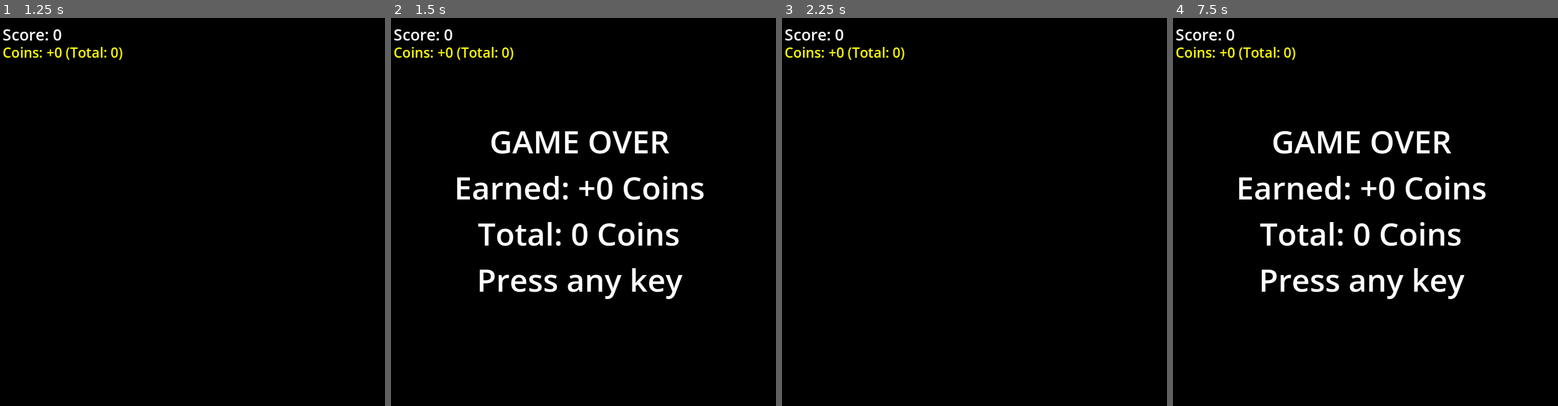
Above: before the commit, frames 1-4 (left to right).
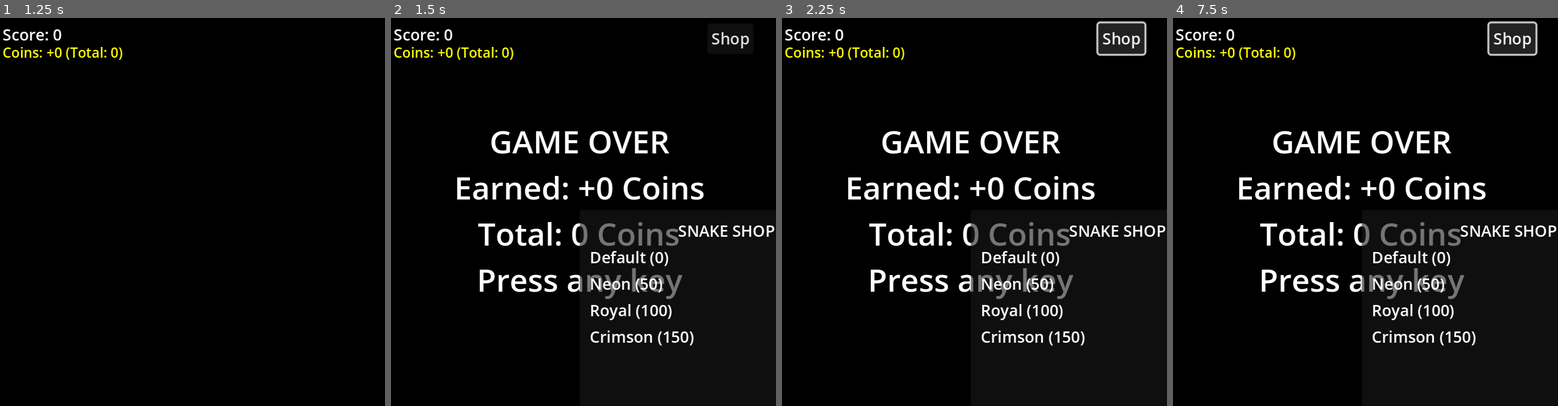
Above: after the commit, the same moments.

Repository: EiJackGH/snake-game
Game: Godot game, scene res://scenes/Main.tscn
The game is run twice, just before and just after one commit, with the same random seed, the same clock (stepped at 60 frames per second) and the same inputs.
Inputs (mouse positions are in pixels of both pictures, inside the frame that each line leads up to):
- Up to frame 1 (1.25 s): tap Enter at 0.5 s; hold Up (move_up) from 0.53 s (still down)
- Up to frame 2 (1.5 s): keep holding Up (move_up); tap Space at 1.25 s
- Up to frame 3 (2.25 s): release Up (move_up) at 2 s; click (1120, 37) at 2 s, where only the run after the commit has a clickable "Shop"
- Up to frame 4 (7.5 s): tap Enter every 0.75 s from 2.75 to 5 s; hold Left (move_left) 2.78-4.28 s; hold Down (move_down) 4.28-5.03 s; hold Right (move_right) 5.03-5.78 s; hold Up (move_up) 5.78-6.53 s; hold Right (move_right) from 6.53 s (still down)

Frame 1 is identical in both runs. In frame 2, 2.7% of the frame differs, in the area x 48-100%, y 3-85%; in frame 3, 7.6%, in the area x 17-100%, y 0-85%; in frame 4, 3.8%.

Commit message:
Add skin shop and automatic shop menu trigger
- Implemented a skin shop system with multiple color variants (Neon, Royal, Crimson).
- Added programmatically created Shop UI, including a toggleable panel and purchase/equip buttons.
- Updated data persistence to save and load owned skins and the active skin selection.
- Modified the snake rendering logic to use the active skin's head and body colors.
- Integrated the shop into the game-over sequence, including a requirement to show the menu when the player has 0 coins.
- Ensured game input and timer states are correctly managed while the shop is open.

Co-authored-by: EiJackGH <172181576+EiJackGH@users.noreply.github.com>

Diff:
--- a/scripts/Main.gd
+++ b/scripts/Main.gd
@@ -16,6 +16,18 @@
 var coins_earned = 0
 var total_coins = 0
 var coins_label: Label
+
+const SKINS = {
+	"Default": {"head_color": Color.GREEN, "body_color": Color.DARK_GREEN, "cost": 0},
+	"Neon": {"head_color": Color.CYAN, "body_color": Color.BLUE, "cost": 50},
+	"Royal": {"head_color": Color.GOLD, "body_color": Color.DARK_GOLDENROD, "cost": 100},
+	"Crimson": {"head_color": Color.RED, "body_color": Color.DARK_RED, "cost": 150}
+}
+
+var owned_skins = ["Default"]
+var active_skin = "Default"
+var shop_panel: Panel
+var shop_button: Button
 
 # Power-up Definitions
 enum PowerUpType { NONE, SLOW, DOUBLE_POINTS, SHRINK }
@@ -40,7 +52,12 @@
 func save_coins():
 	var file = FileAccess.open(COINS_SAVE_PATH, FileAccess.WRITE)
 	if file:
-		file.store_line(JSON.stringify({"total_coins": total_coins}))
+		var data = {
+			"total_coins": total_coins,
+			"owned_skins": owned_skins,
+			"active_skin": active_skin
+		}
+		file.store_line(JSON.stringify(data))
 		file.close()
 
 func load_coins():
@@ -52,8 +69,13 @@
 			var json = JSON.new()
 			if json.parse(content) == OK:
 				var data = json.get_data()
-				if typeof(data) == TYPE_DICTIONARY and data.has("total_coins"):
-					total_coins = int(data["total_coins"])
+				if typeof(data) == TYPE_DICTIONARY:
+					if data.has("total_coins"):
+						total_coins = int(data["total_coins"])
+					if data.has("owned_skins"):
+						owned_skins = data["owned_skins"]
+					if data.has("active_skin"):
+						active_skin = data["active_skin"]
 
 func _ready():
 	randomize()
@@ -75,7 +97,113 @@
 
 	spawn_food()
 	update_ui()
+	setup_shop_ui()
 	timer.start()
+
+func setup_shop_ui():
+	# Shop Button
+	shop_button = Button.new()
+	shop_button.text = "Shop"
+	shop_button.position = Vector2(330, 10)
+	shop_button.hide()
+	shop_button.pressed.connect(toggle_shop.bind(true))
+	$CanvasLayer.add_child(shop_button)
+
+	# Shop Panel
+	shop_panel = Panel.new()
+	shop_panel.custom_minimum_size = Vector2(300, 300)
+	shop_panel.set_anchors_and_offsets_preset(Control.PRESET_CENTER)
+	shop_panel.hide()
+	$CanvasLayer.add_child(shop_panel)
+
+	var margin = 10
+	var vbox = VBoxContainer.new()
+	vbox.set_anchors_and_offsets_preset(Control.PRESET_FULL_RECT)
+	vbox.offset_left = margin
+	vbox.offset_top = margin
+	vbox.offset_right = -margin
+	vbox.offset_bottom = -margin
+	shop_panel.add_child(vbox)
+
+	var title = Label.new()
+	title.text = "SNAKE SHOP"
+	title.horizontal_alignment = HORIZONTAL_ALIGNMENT_CENTER
+	vbox.add_child(title)
+
+	var scroll = ScrollContainer.new()
+	scroll.size_flags_vertical = Control.SIZE_EXPAND_FILL
+	vbox.add_child(scroll)
+
+	var items_vbox = VBoxContainer.new()
+	items_vbox.name = "ItemsVBox"
+	items_vbox.size_flags_horizontal = Control.SIZE_EXPAND_FILL
+	scroll.add_child(items_vbox)
+
+	for skin_name in SKINS.keys():
+		var hbox = HBoxContainer.new()
+		items_vbox.add_child(hbox)
+
+		var label = Label.new()
+		label.text = skin_name + " (" + str(SKINS[skin_name].cost) + ")"
+		label.size_flags_horizontal = Control.SIZE_EXPAND_FILL
+		hbox.add_child(label)
+
+		var btn = Button.new()
+		btn.name = skin_name + "Button"
+		btn.pressed.connect(_on_skin_button_pressed.bind(skin_name))
+		hbox.add_child(btn)
+
+	var close_btn = Button.new()
+	close_btn.text = "Close"
+	close_btn.pressed.connect(toggle_shop.bind(false))
+	vbox.add_child(close_btn)
+
+	update_shop_ui()
+
+func update_shop_ui():
+	if not shop_panel:
+		return
+	var items_vbox = shop_panel.find_child("ItemsVBox")
+	if not items_vbox:
+		return
+	for skin_name in SKINS.keys():
+		var btn = items_vbox.find_child(skin_name + "Button")
+		if btn:
+			if active_skin == skin_name:
+				btn.text = "Equipped"
+				btn.disabled = true
+			elif skin_name in owned_skins:
+				btn.text = "Equip"
+				btn.disabled = false
+			else:
+				btn.text = "Buy (" + str(SKINS[skin_name].cost) + ")"
+				btn.disabled = total_coins < SKINS[skin_name].cost
+
+func toggle_shop(show: bool):
+	if shop_panel:
+		shop_panel.visible = show
+		if show:
+			update_shop_ui()
+			if not game_over:
+				timer.stop()
+		else:
+			if not game_over:
+				timer.start()
+
+func _on_skin_button_pressed(skin_name: String):
+	if skin_name in owned_skins:
+		active_skin = skin_name
+	else:
+		var cost = SKINS[skin_name].cost
+		if total_coins >= cost:
+			total_coins -= cost
+			owned_skins.append(skin_name)
+			active_skin = skin_name
+
+	save_coins()
+	update_ui()
+	update_shop_ui()
+	queue_redraw()
 
 func _input(event):
 	if event.is_action_pressed("move_up") and direction != Vector2.DOWN:
@@ -88,6 +216,8 @@
 		next_direction = Vector2.RIGHT
 
 	if game_over and event.is_pressed():
+		if shop_panel and shop_panel.visible:
+			return
 		restart_game()
 
 func _on_timer_timeout():
@@ -254,6 +384,12 @@
 	game_over_label.text = "GAME OVER\nEarned: +%d Coins\nTotal: %d Coins\nPress any key" % [coins_earned, total_coins]
 	game_over_label.show()
 
+	if shop_button:
+		shop_button.show()
+
+	if total_coins == 0:
+		toggle_shop(true)
+
 func restart_game():
 	snake = [Vector2(5, 5), Vector2(4, 5), Vector2(3, 5)]
 	direction = Vector2.RIGHT
@@ -265,6 +401,11 @@
 	# Reset coin states
 	coins_earned = 0
 	coin_pos = Vector2(-1, -1)
+
+	# Reset shop UI
+	if shop_button:
+		shop_button.hide()
+	toggle_shop(false)
 
 	# Reset power-up states
 	power_up_type = PowerUpType.NONE
@@ -311,7 +452,7 @@
 
 	# Draw snake
 	for i in range(snake.size()):
-		var color = Color.GREEN if i == 0 else Color.DARK_GREEN
+		var color = SKINS[active_skin].head_color if i == 0 else SKINS[active_skin].body_color
 		draw_rect(Rect2(snake[i] * GRID_SIZE, Vector2(GRID_SIZE, GRID_SIZE)), color)
 
 	# Draw grid (optional, for visual aid)
